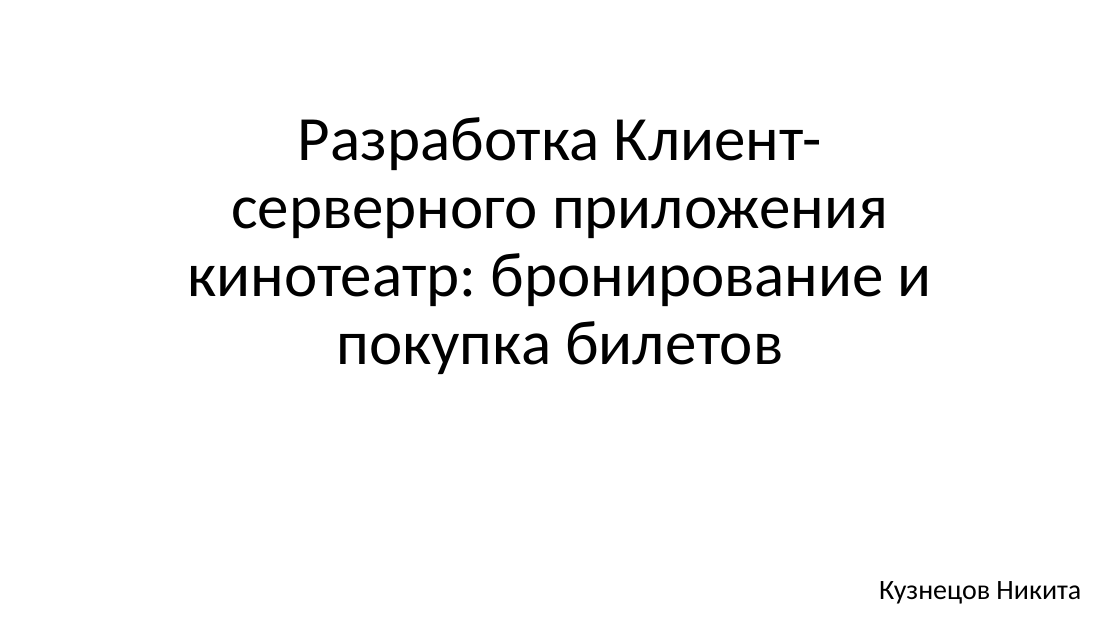
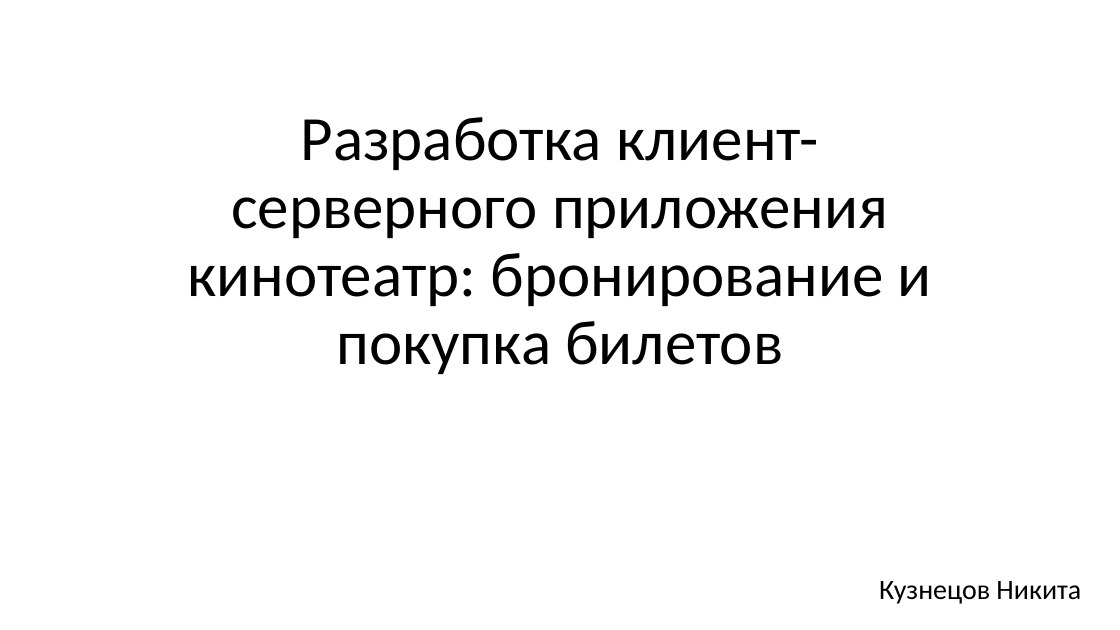
Before and after one commit to 1NiKuz1/Cinema, a slide deck: slide 1 of Материалы/Презентация к курсовому проекту.pptx. Drawn at 1120x630 pixels with LibreOffice and Linux fonts; fonts in the diff are those of the drawing. Boxes give left, top, right and bottom in pixels: in the first picture for what was removed or moved away, otherwise in the second. Text is boxed around its words. In the diff, an @@ line names an element or a change of style, - is before the commit and + after.

```diff
--- a/Материалы/Презентация к курсовому проекту.pptx
+++ b/Материалы/Презентация к курсовому проекту.pptx
@@ title at (x1=187, y1=117, x2=932, y2=374): text changed @@
-Разработка Клиент-серверного приложения кинотеатр: бронирование и покупка билетов
+Разработка клиент-серверного приложения кинотеатр: бронирование и покупка билетов
```
Also in this commit, not shown: 8 other files.
